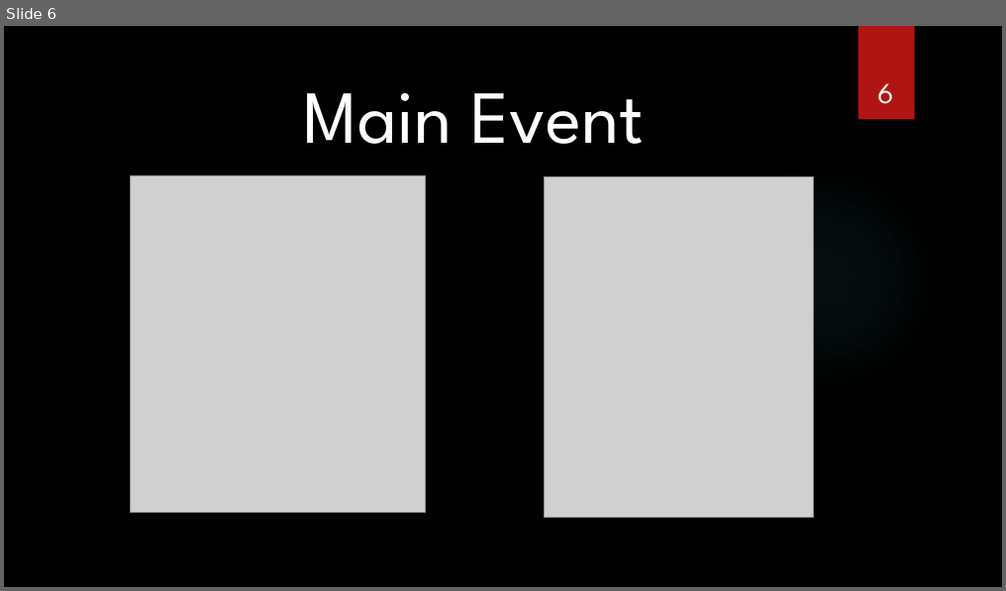
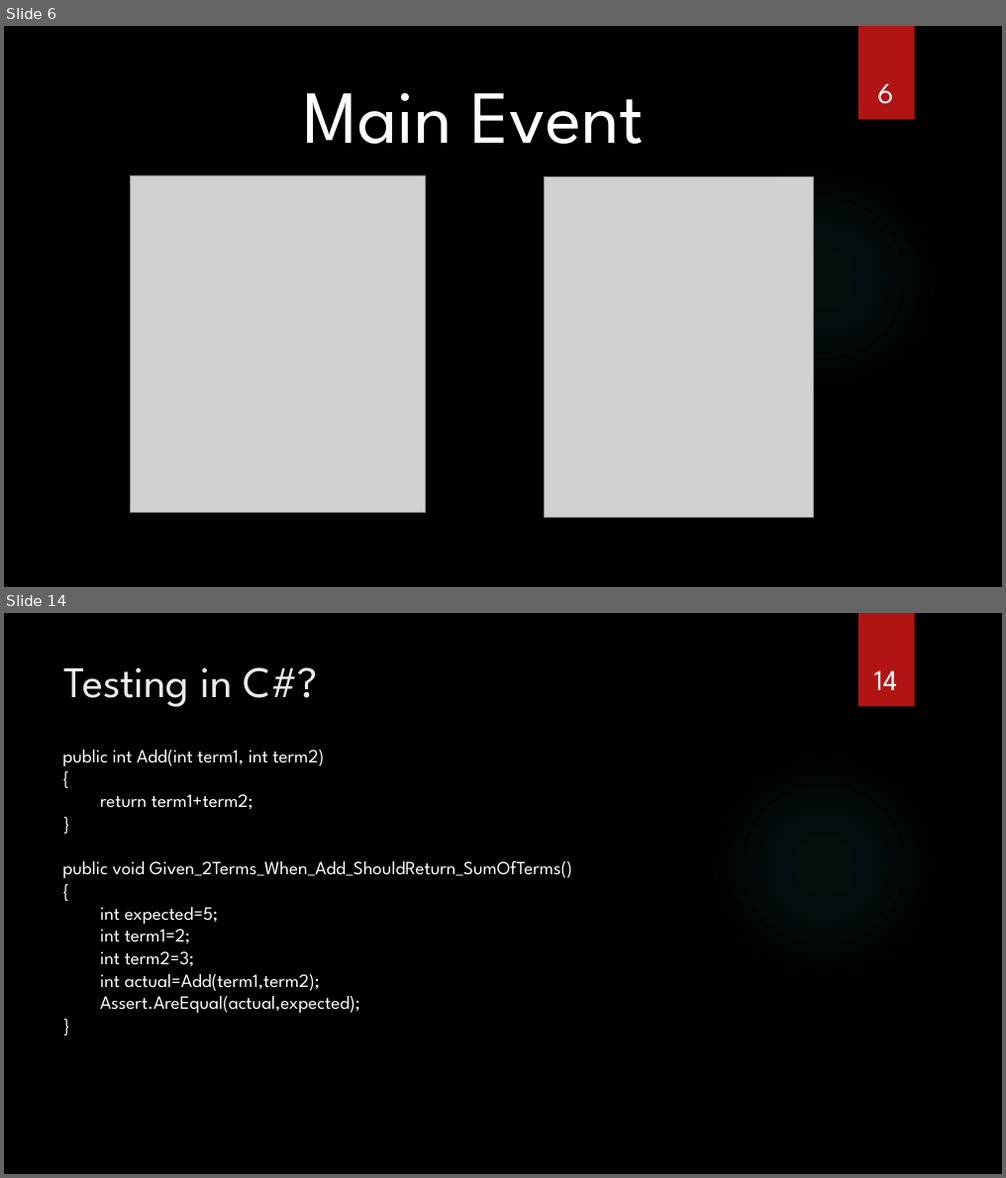
Before and after one commit to jbalman/SoftwareChange, a slide deck: Using DI and IOC - Mocking and Testing/Using DI and IOC - Mocking and Testing.pptx. Shown one above the other, each under a label of ours: slide 6 before the commit, slides 6 and 14 after it; the slides between them are not shown. The pictures are 1006x591 and 1006x1178 pixels, drawn with LibreOffice and Linux fonts; fonts in the diff are those of the drawing; grey boxes stand for pictures; background and template pictures are left out. Boxes give left, top, right and bottom in pixels: in the first picture for what was removed or moved away, otherwise in the second. Text is boxed around its words. In the diff, an @@ line names an element or a change of style, - is before the commit and + after.

```diff
--- a/Using DI and IOC - Mocking and Testing/Using DI and IOC - Mocking and Testing.pptx
+++ b/Using DI and IOC - Mocking and Testing/Using DI and IOC - Mocking and Testing.pptx
@@ slide 14 added at [4,613,1002,1174], background picture (left out); not listed: 2 template elements that a slide beside it also shows @@
@@ title added at [64,667,318,707], 42 pt, text #EBEBEB @@
+Testing in C#?
@@ page number added at [874,670,897,690], 28 pt, text #FFFFFF @@
+14
@@ text added at [62,750,572,1013], 18 pt, text #FFFFFF @@
+public int Add(int term1, int term2)
+{
+return term1+term2;
+}
+public void Given_2Terms_When_Add_ShouldReturn_SumOfTerms()
+{
+int expected=5;
+int term1=2;
+int term2=3;
+int actual=Add(term1,term2);
+Assert.AreEqual(actual,expected);
+}
```
Also in this commit, not shown: 5 slides changed, 10 other slides added, 2 slides removed.
